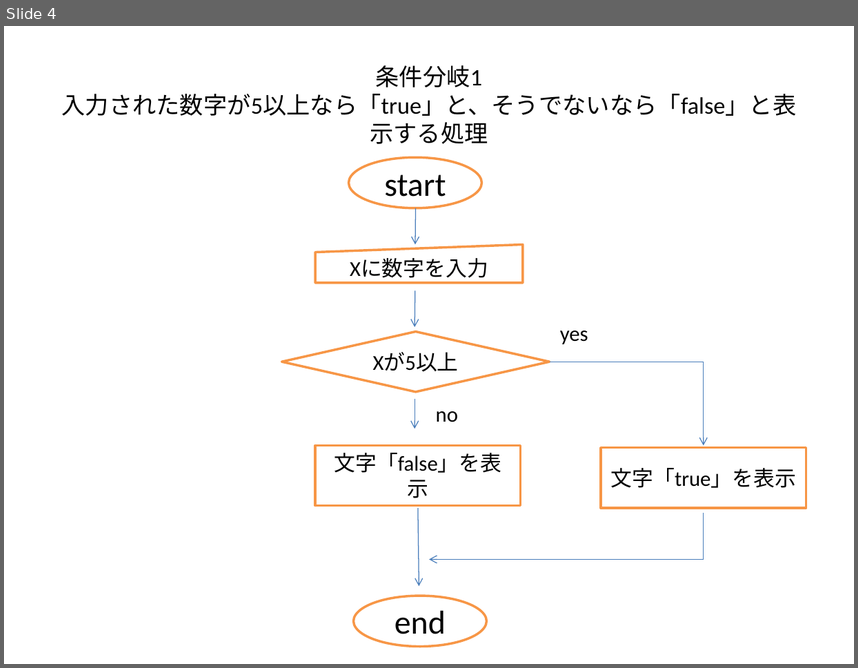
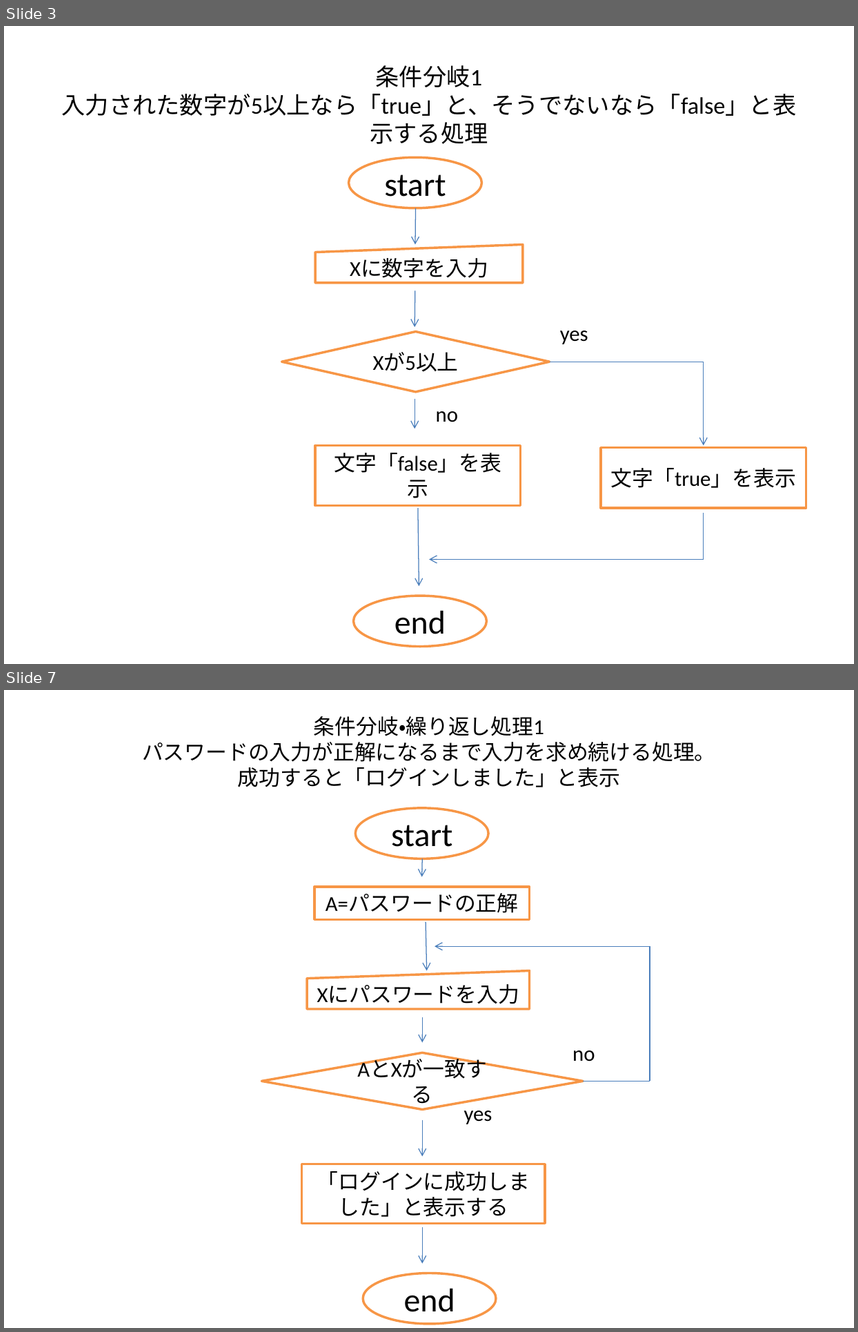
Before and after one commit to kg1camp/camp, a slide deck: CampChallenge_PHP/000.座学/kadai.pptx. Shown one above the other, each under a label of ours: slide 4 before the commit, slides 3 and 7 after it; the slides between them are not shown. The pictures are 858x668 and 858x1332 pixels, drawn with LibreOffice and Linux fonts; fonts in the diff are those of the drawing. Boxes give left, top, right and bottom in pixels: in the first picture for what was removed or moved away, otherwise in the second. Text is boxed around its words. In the diff, an @@ line names an element or a change of style, - is before the commit and + after.

```diff
--- a/CampChallenge_PHP/000.座学/kadai.pptx
+++ b/CampChallenge_PHP/000.座学/kadai.pptx
@@ slide 7 added at (4,690,854,1328), background #FFFFFF @@
@@ title added at (142,716,716,787), 18 pt, text #000000 @@
+条件分岐・繰り返し処理1
+パスワードの入力が正解になるまで入力を求め続ける処理。
+成功すると「ログインしました」と表示
@@ ellipse added at (355,808,488,859), fill #FFFFFF, outline #F79646 2 pt, 28 pt, text #000000 @@
+start
@@ arrow added from (422, 858) to (422, 877), #4B7EBC 0.75 pt @@
@@ rectangle added at (314,887,529,920), fill #FFFFFF, outline #F79646 2 pt, 18 pt, text #000000 @@
+A=パスワードの正解
@@ arrow added from (426, 922) to (426, 971), #4B7EBC 0.75 pt @@
@@ arrow added from (650, 946) to (435, 946), #4B7EBC 0.75 pt @@
@@ line added from (650, 1081) to (650, 946), #4B7EBC 0.75 pt @@
@@ flow chart manual input added at (307,971,529,1009), fill #FFFFFF, outline #F79646 2 pt, 18 pt, text #000000 @@
+Xにパスワードを入力
@@ arrow added from (422, 1017) to (422, 1042), #4B7EBC 0.75 pt @@
@@ diamond added at (261,1052,583,1109), fill #FFFFFF, outline #F79646 2 pt, 18 pt, text #000000 @@
+AとXが一致する
@@ text added at (573,1050,595,1061), 18 pt, text #000000 @@
+no
@@ line added from (583, 1081) to (650, 1081), #4B7EBC 0.75 pt @@
@@ text added at (464,1103,493,1124), 18 pt, text #000000 @@
+yes
@@ arrow added from (422, 1119) to (422, 1156), #4B7EBC 0.75 pt @@
@@ rectangle added at (301,1163,545,1223), fill #FFFFFF, outline #F79646 2 pt, 18 pt, text #000000 @@
+「ログインに成功しました」と表示する
@@ arrow added from (422, 1226) to (422, 1263), #4B7EBC 0.75 pt @@
@@ ellipse added at (363,1272,496,1323), fill #FFFFFF, outline #F79646 2 pt, 28 pt, text #000000 @@
+end
@@ what was slide 4 is now slide 3 @@
```
Also in this commit, not shown: 7 other slides added, 1 slide removed, 1 other file.
